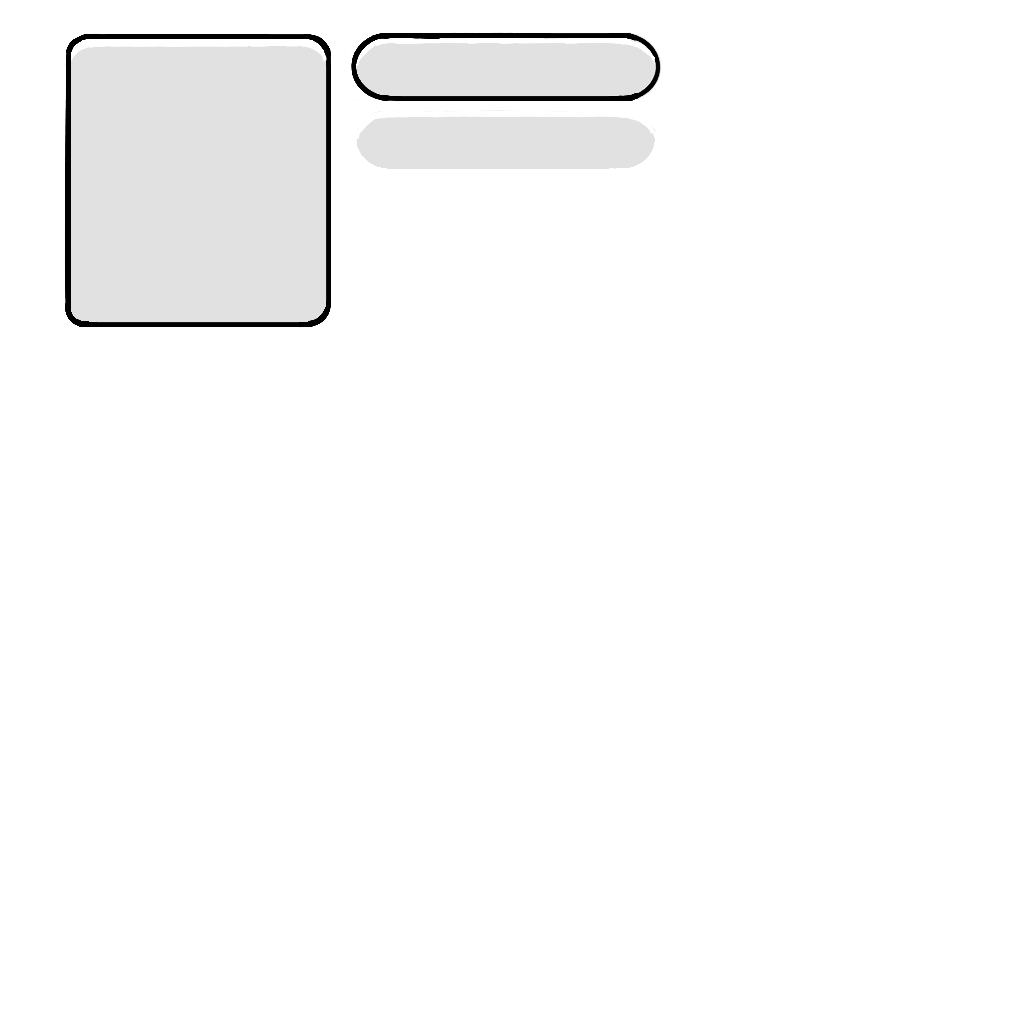
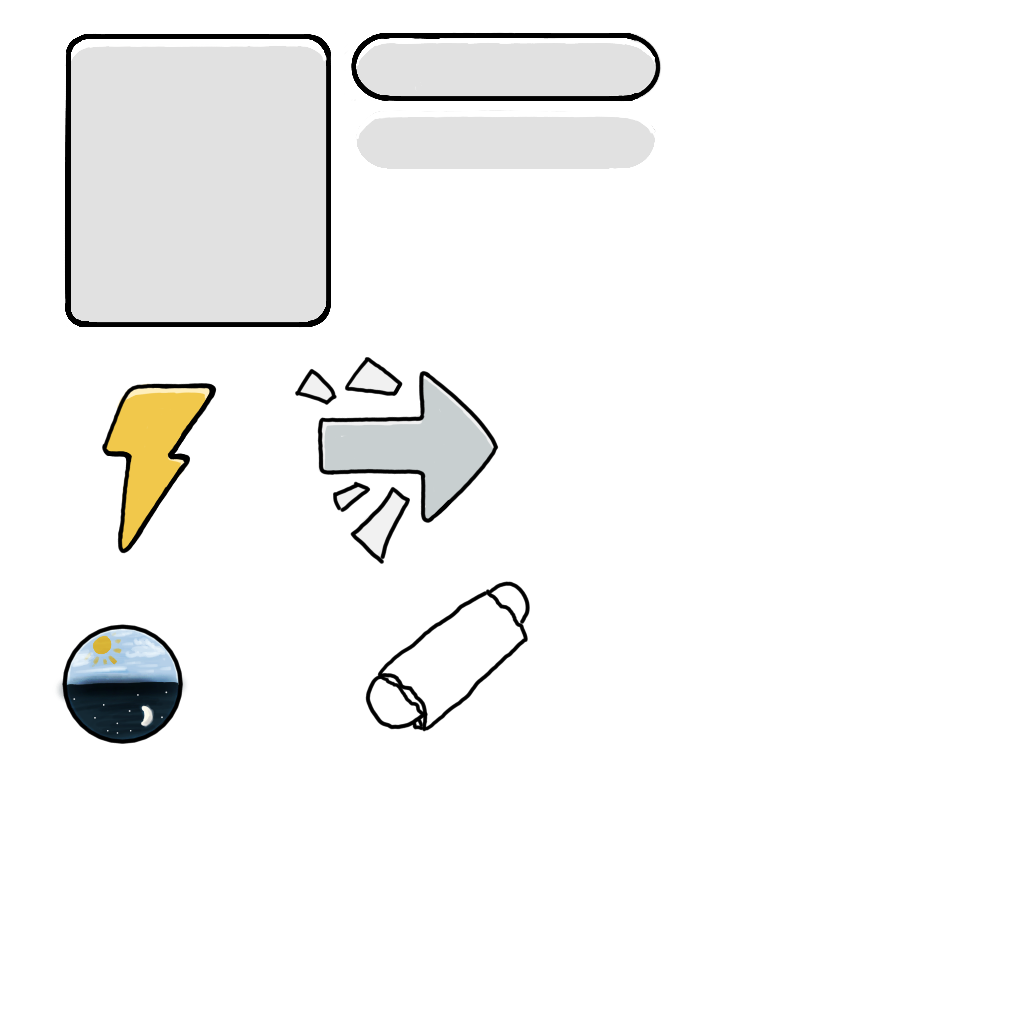
Before/after of a 1024px x 1024px layered artwork. What changed in the layer stack:
painted on "Paint Layer 1" over [left=62, top=357, right=530, bottom=744]
added layer "Paint Layer 3" above "Paint Layer 2" over [left=55, top=361, right=498, bottom=743]
